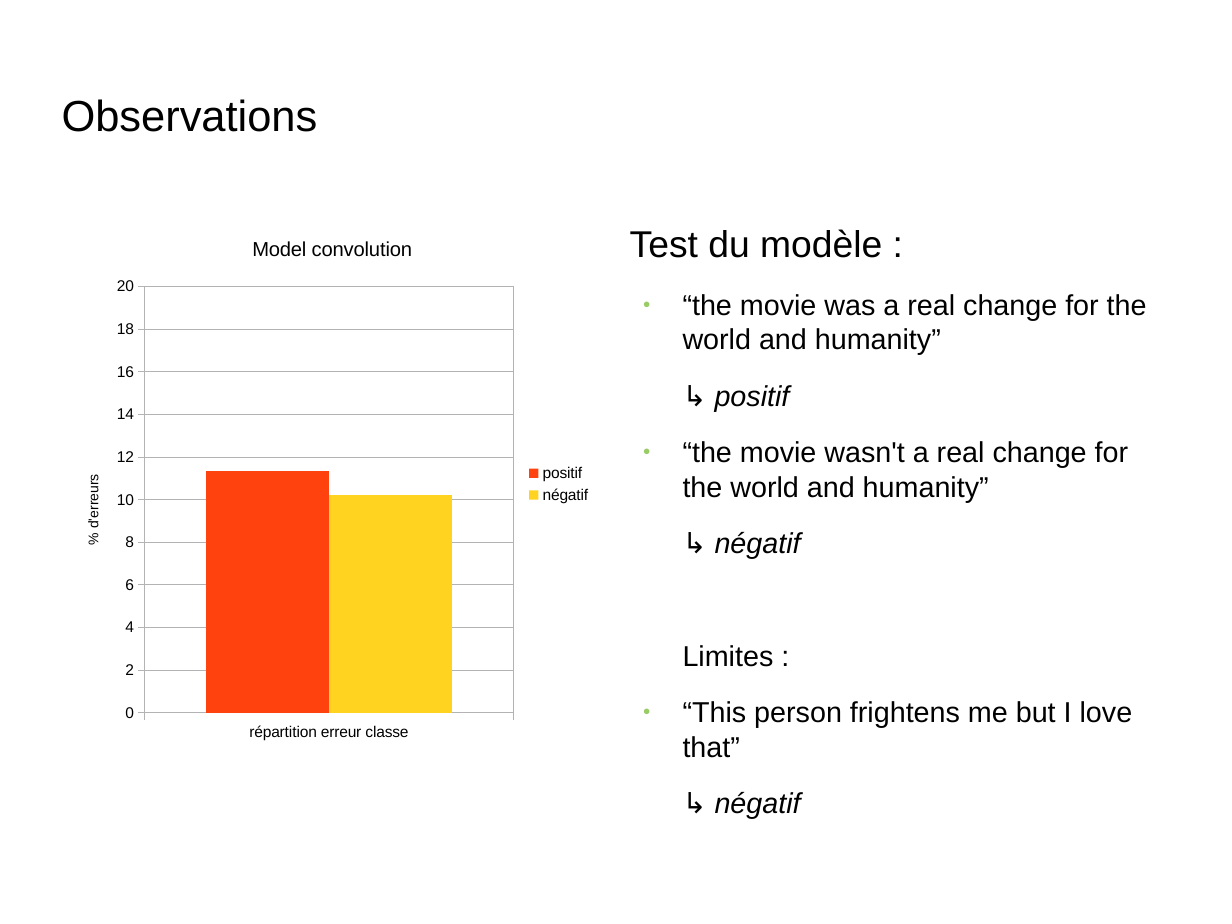
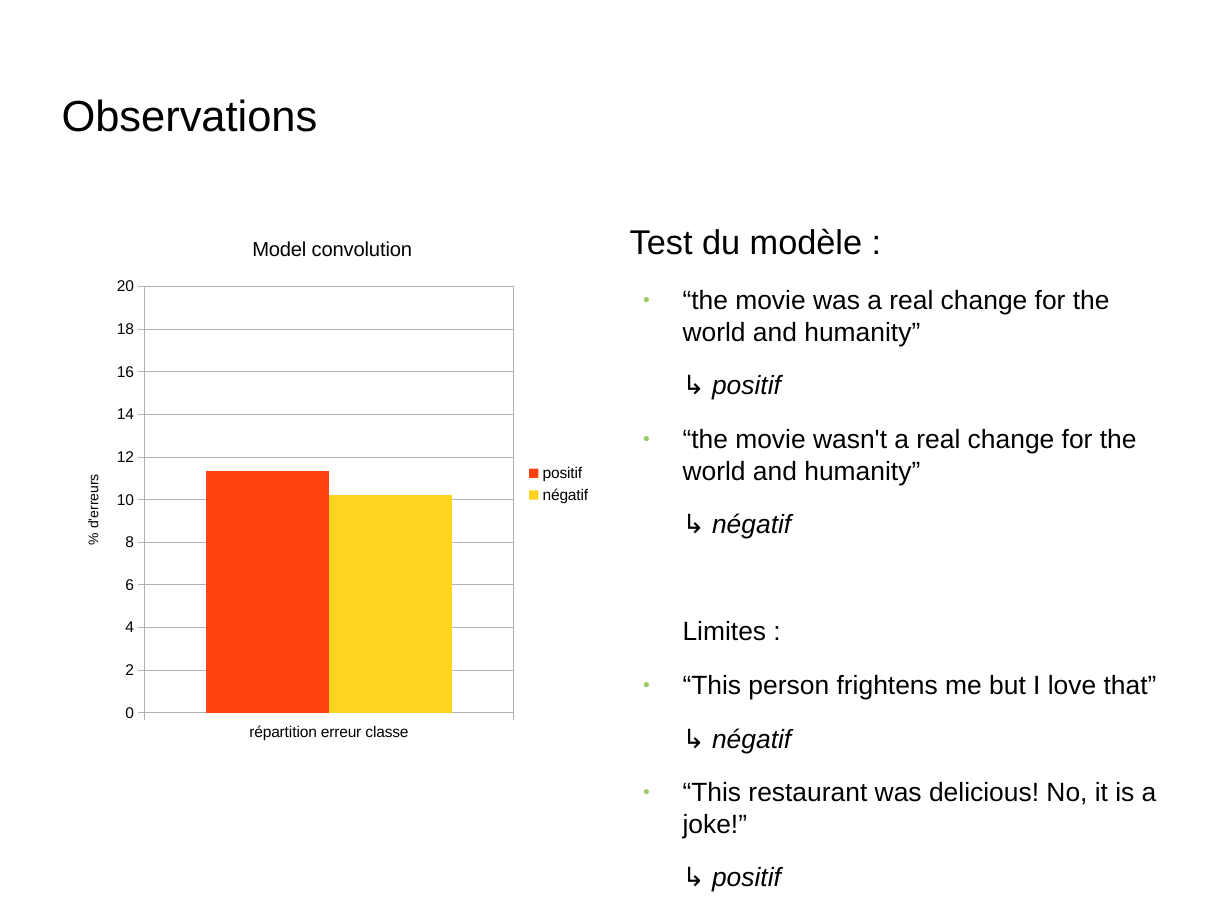
Before and after one commit to Ipsedo/TER_modele_neuronaux, a slide deck: slide 7 of presentation.odp. Drawn at 1232x924 pixels with LibreOffice and Linux fonts; fonts in the diff are those of the drawing; background and template pictures are left out. Boxes give left, top, right and bottom in pixels: in the first picture for what was removed or moved away, otherwise in the second. Text is boxed around its words. In the diff, an @@ line names an element or a change of style, - is before the commit and + after.

Commit message:
rajouté exemple

```diff
--- a/presentation.odp
+++ b/presentation.odp
@@ text at bbox=[630, 228, 1157, 753]: size 24.1 to 22.1 pt in "Test du modèle :"; size 18.5 to 17 pt in "“the movie was a real change for ...", "↳ positif", "“the movie wasn't a real change for ...", "↳ négatif" and 3 more places @@
@@ text at bbox=[683, 782, 1157, 892]: paragraphs added @@
+● “This restaurant was delicious! No, it is a joke!”
+↳ positif
```
